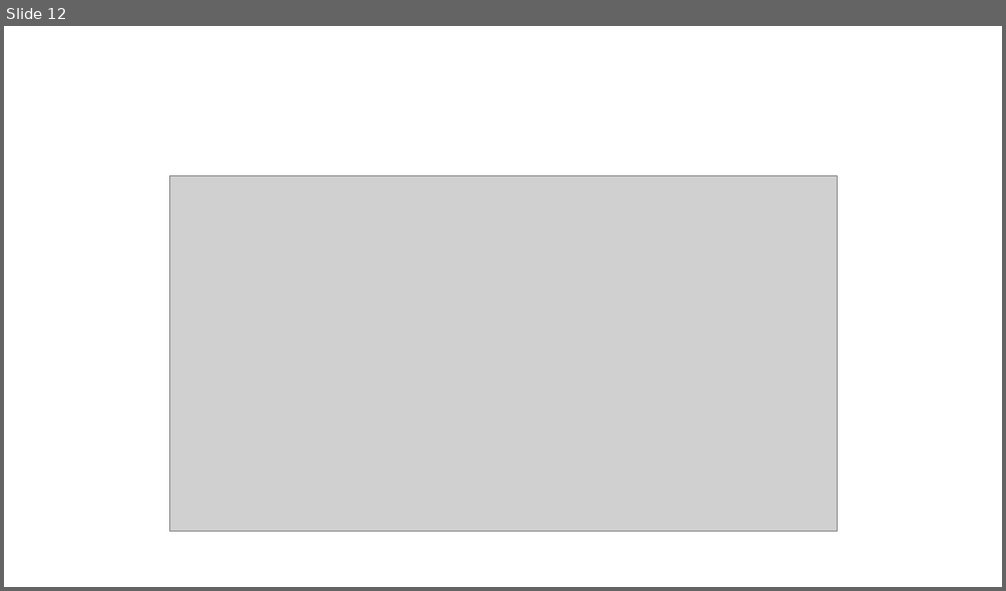
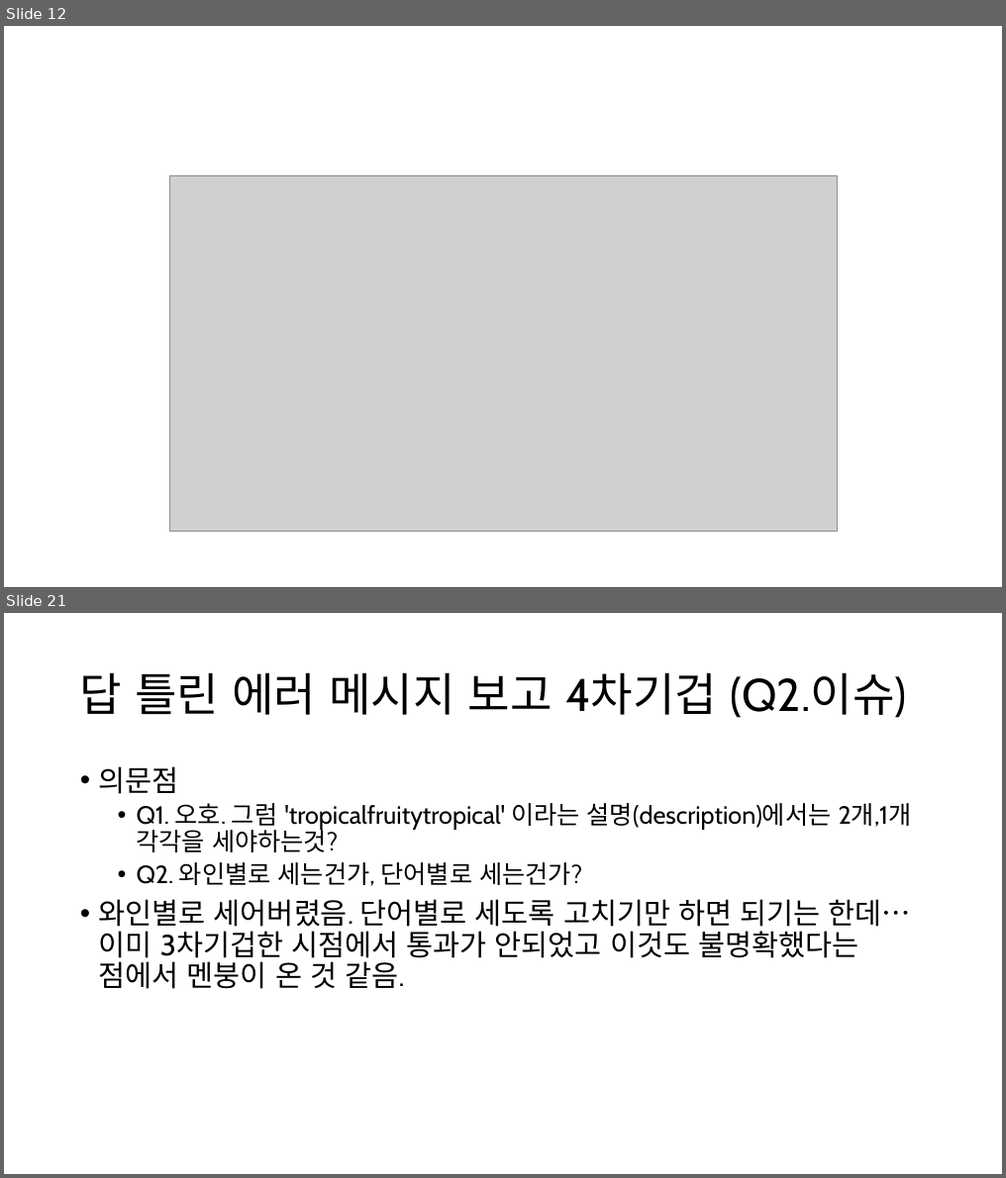
Before and after one commit to calculus0129/kaggle0, a slide deck: Kaggle!.pptx. Shown one above the other, each under a label of ours: slide 12 before the commit, slides 12 and 21 after it; the slides between them are not shown. The pictures are 1006x591 and 1006x1178 pixels, drawn with LibreOffice and Linux fonts; fonts in the diff are those of the drawing; grey boxes stand for pictures. Boxes give left, top, right and bottom in pixels: in the first picture for what was removed or moved away, otherwise in the second. Text is boxed around its words. In the diff, an @@ line names an element or a change of style, - is before the commit and + after.

```diff
--- a/Kaggle!.pptx
+++ b/Kaggle!.pptx
@@ slide 21 added at (x1=4, y1=613, x2=1002, y2=1174), background #FFFFFF @@
@@ title added at (x1=80, y1=672, x2=906, y2=718), 44 pt, text #000000 @@
+답 틀린 에러 메시지 보고 4차기겁 (Q2.이슈)
@@ text added at (x1=99, y1=766, x2=912, y2=989), 24 pt, text #000000 @@
+• 의문점
+  • Q1. 오호. 그럼 'tropicalfruitytropical' 이라는 설명(description)에서는 2개,1개 각각을 세야하는것?
+  • Q2. 와인별로 세는건가, 단어별로 세는건가?
+• 와인별로 세어버렸음. 단어별로 세도록 고치기만 하면 되기는 한데… 이미 3차기겁한 시점에서 통과가 안되었고 이것도 불명확했다는 점에서 멘붕이 온 것 같음.
```
Also in this commit, not shown: 9 other slides added, 3 other files.
